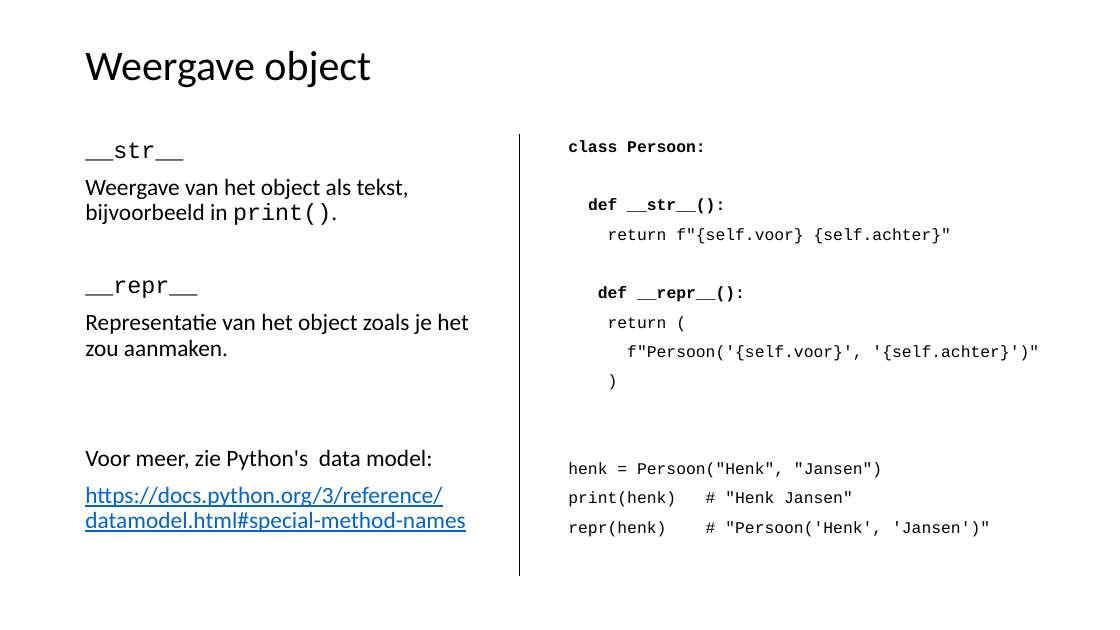
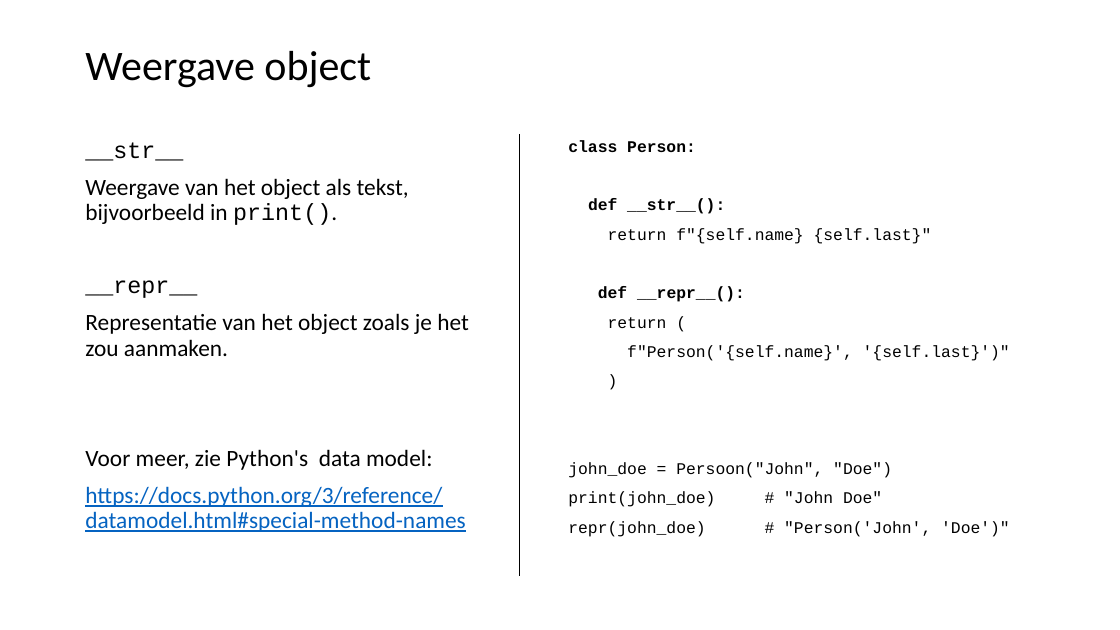
Before and after one commit to LFKoning/knowledge-sharing, a slide deck: slide 46 of python_trainees/1_basics_classes/python_traineeship_1.pptx. Drawn at 1120x630 pixels with LibreOffice and Linux fonts; fonts in the diff are those of the drawing. Boxes give left, top, right and bottom in pixels: in the first picture for what was removed or moved away, otherwise in the second. Text is boxed around its words. In the diff, an @@ line names an element or a change of style, - is before the commit and + after.

```diff
--- a/python_trainees/1_basics_classes/python_traineeship_1.pptx
+++ b/python_trainees/1_basics_classes/python_traineeship_1.pptx
@@ text at [568,140,696,152]: text changed @@
-class Persoon:
+class Person:
@@ text at [608,228,932,244]: text changed @@
-return f"{self.voor} {self.achter}"
+return f"{self.name} {self.last}"
@@ text at [627,345,1010,361]: text changed @@
-f"Persoon('{self.voor}', '{self.achter}')"
+f"Person('{self.name}', '{self.last}')"
@@ text at [568,462,1010,537]: text changed @@
-henk = Persoon("Henk", "Jansen")
-print(henk) # "Henk Jansen"
-repr(henk) # "Persoon('Henk', 'Jansen')"
+john_doe = Persoon("John", "Doe")
+print(john_doe) # "John Doe"
+repr(john_doe) # "Person('John', 'Doe')"
```
Also in this commit, not shown: 7 other slides changed, 5 other files.
